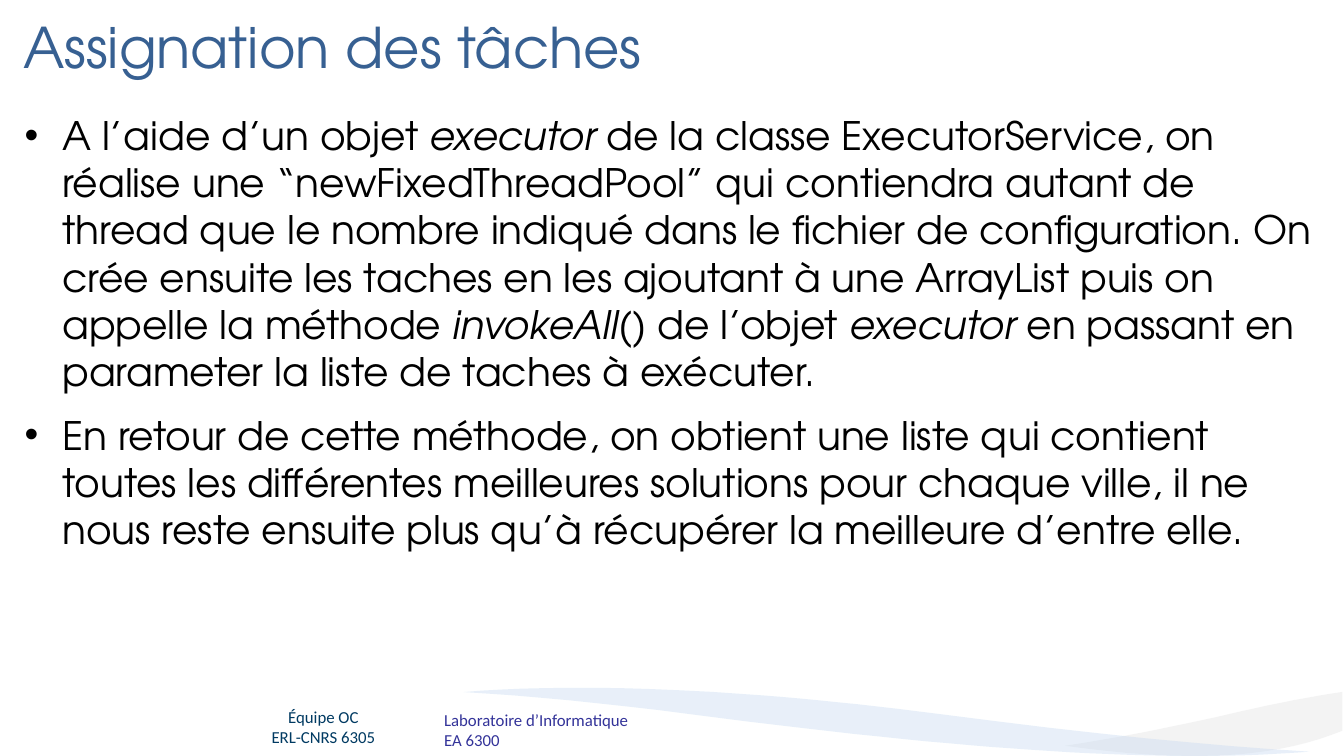
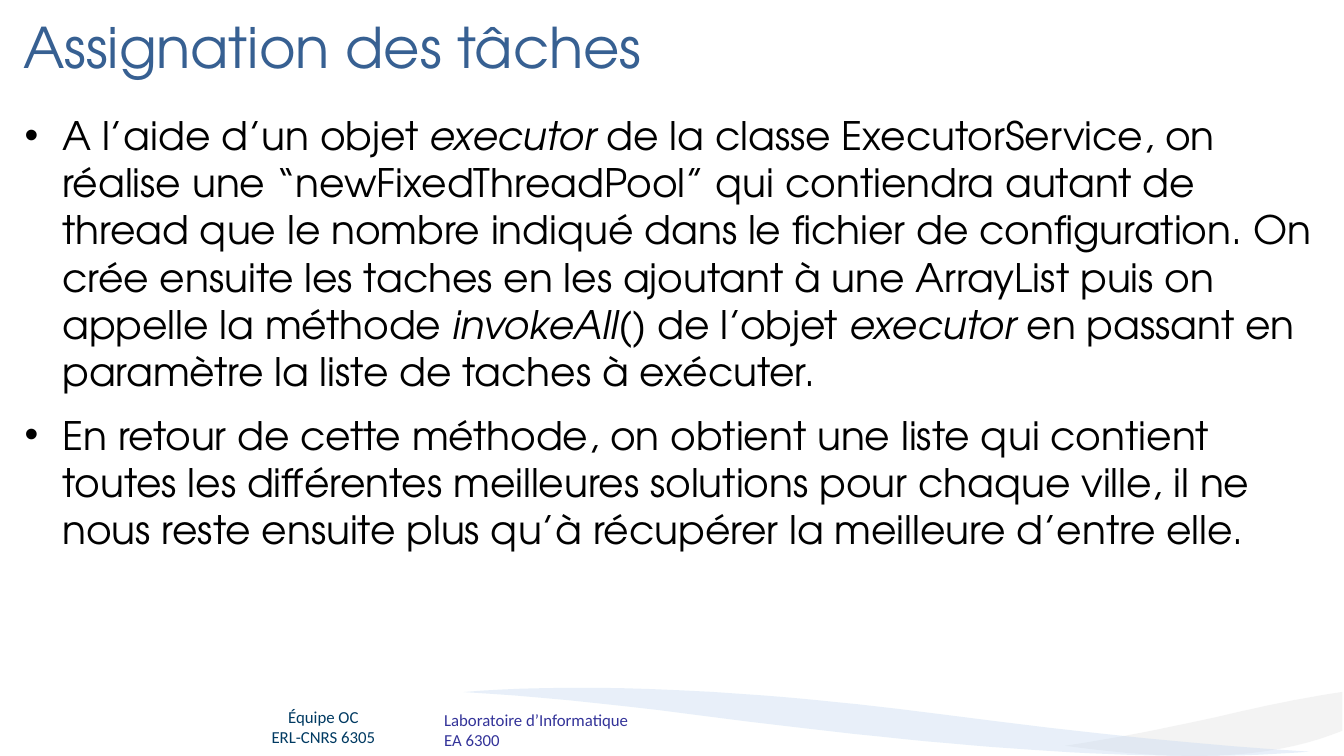
Before and after one commit to T0mat1/ASR_TSP, a slide deck: slide 5 of presentation.pptx. Drawn at 1344x756 pixels with LibreOffice and Linux fonts; fonts in the diff are those of the drawing; background and template pictures are left out. Boxes give left, top, right and bottom in pixels: in the first picture for what was removed or moved away, otherwise in the second. Text is boxed around its words. In the diff, an @@ line names an element or a change of style, - is before the commit and + after.

Commit message:
update pptx

```diff
--- a/presentation.pptx
+++ b/presentation.pptx
@@ text at (62, 120, 1311, 394): text changed @@
-• A l’aide d’un objet executor de la classe ExecutorService, on réalise une “newFixedThreadPool” qui contiendra autant de thread que le nombre indiqué dans le fichier de configuration. On crée ensuite les taches en les ajoutant à une ArrayList puis on appelle la méthode invokeAll() de l’objet executor en passant en parameter la liste de taches à exécuter.
+• A l’aide d’un objet executor de la classe ExecutorService, on réalise une “newFixedThreadPool” qui contiendra autant de thread que le nombre indiqué dans le fichier de configuration. On crée ensuite les taches en les ajoutant à une ArrayList puis on appelle la méthode invokeAll() de l’objet executor en passant en paramètre la liste de taches à exécuter.
```
Also in this commit, not shown: 3 other slides changed.
